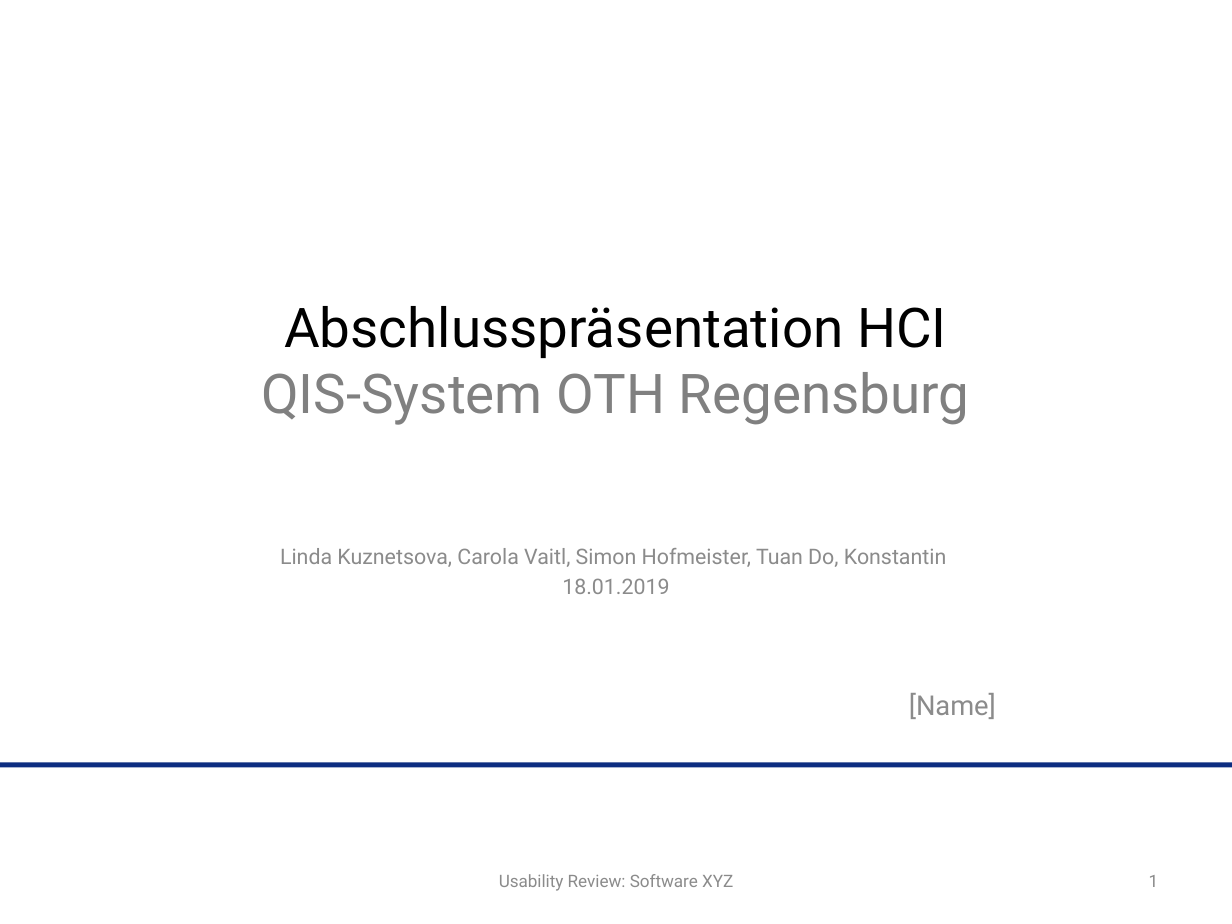
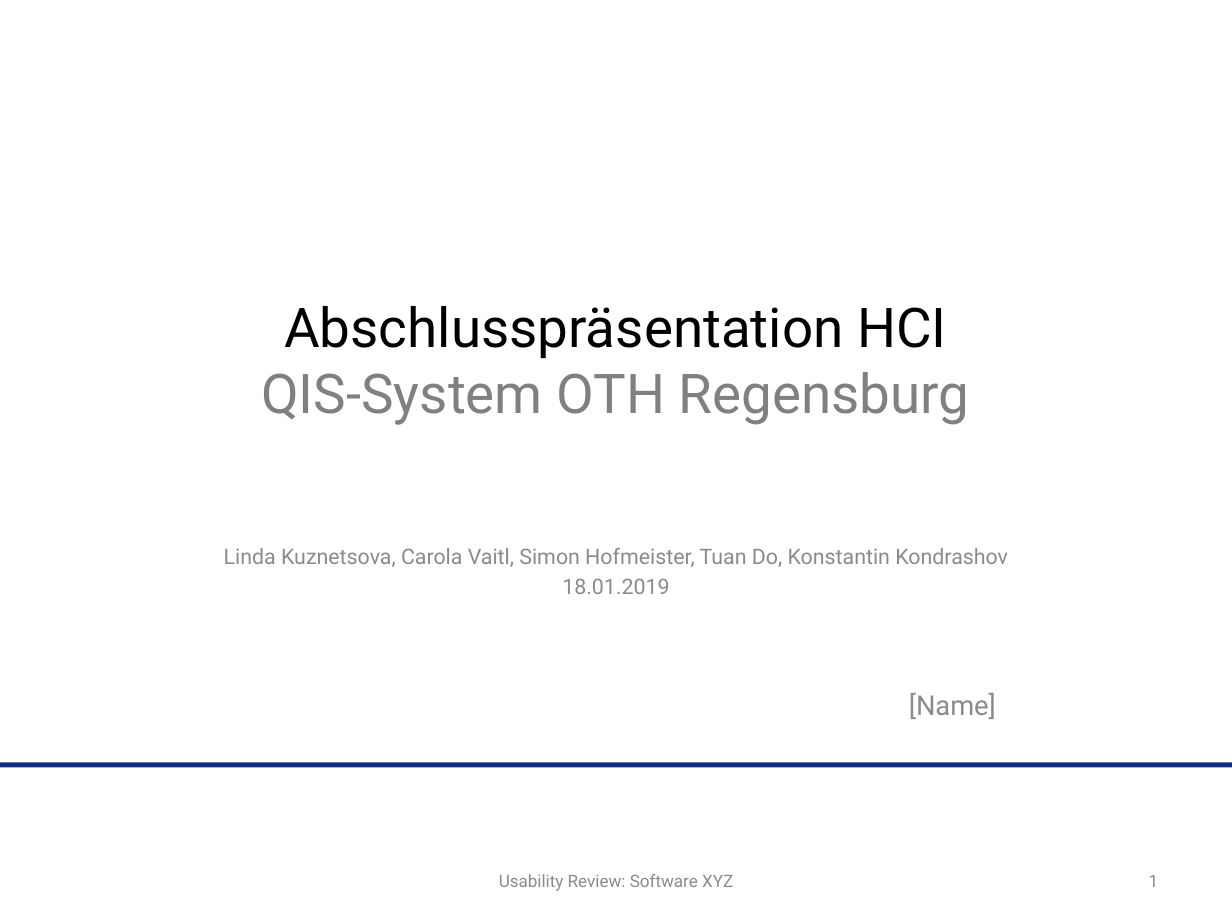
Before and after one commit to SimonHofmeister1992/HCI_OTH_APP, a slide deck: slide 1 of Abschlusspräsentation/Abschlusspräsentation.pptx. Drawn at 1232x924 pixels with LibreOffice and Linux fonts; fonts in the diff are those of the drawing; background and template pictures are left out. Boxes give left, top, right and bottom in pixels: in the first picture for what was removed or moved away, otherwise in the second. Text is boxed around its words. In the diff, an @@ line names an element or a change of style, - is before the commit and + after.

```diff
--- a/Abschlusspräsentation/Abschlusspräsentation.pptx
+++ b/Abschlusspräsentation/Abschlusspräsentation.pptx
@@ subtitle at bbox=[224, 548, 1008, 567]: text changed @@
-Linda Kuznetsova, Carola Vaitl, Simon Hofmeister, Tuan Do, Konstantin
+Linda Kuznetsova, Carola Vaitl, Simon Hofmeister, Tuan Do, Konstantin Kondrashov
```
Also in this commit, not shown: 1 other file.
